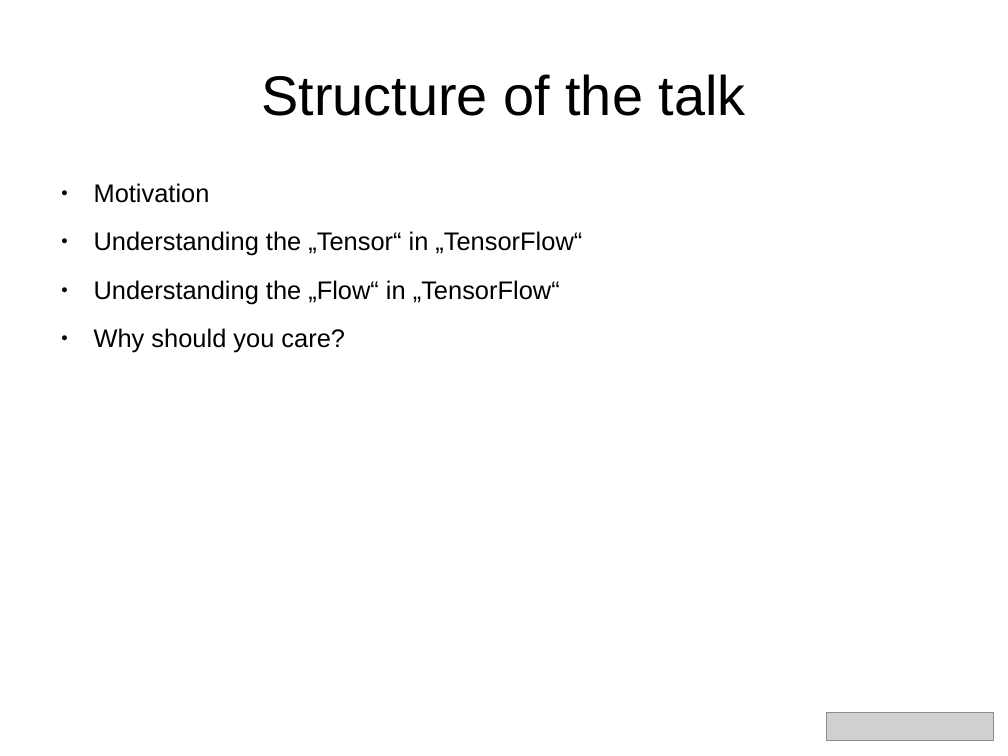
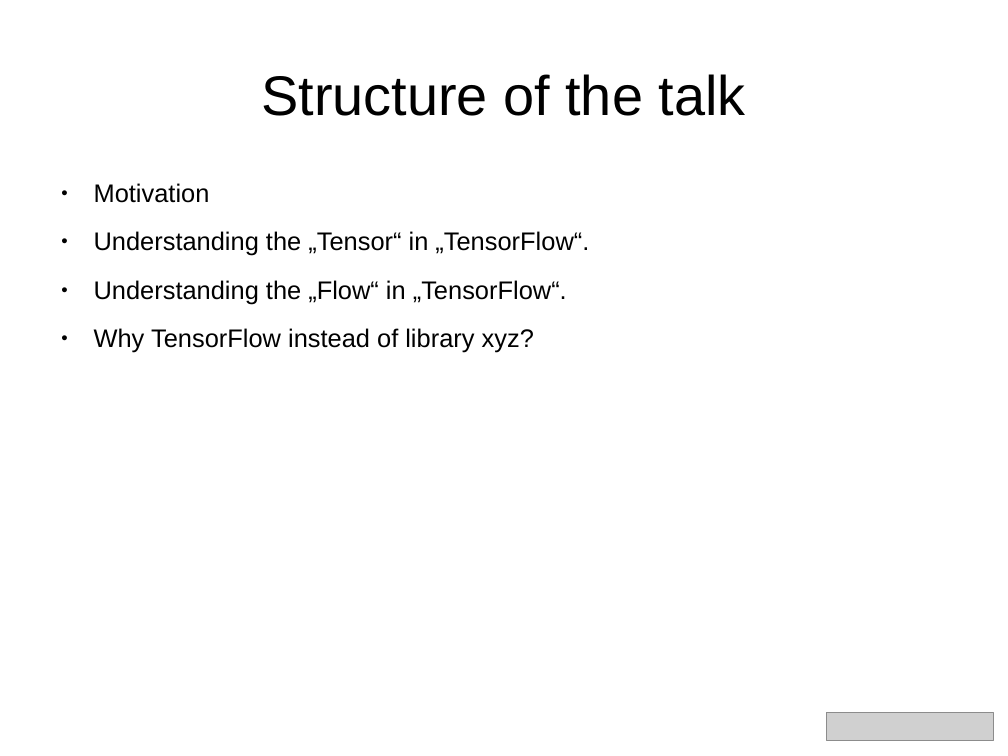
Before and after one commit to aoldemeier/an-introduction-to-tensorflow, a slide deck: slide 4 of slides_simplified.odp. Drawn at 1008x756 pixels with LibreOffice and Linux fonts; fonts in the diff are those of the drawing; grey boxes stand for pictures. Boxes give left, top, right and bottom in pixels: in the first picture for what was removed or moved away, otherwise in the second. Text is boxed around its words. In the diff, an @@ line names an element or a change of style, - is before the commit and + after.

```diff
--- a/slides_simplified.odp
+++ b/slides_simplified.odp
@@ text at <box>94,231,589,353</box>: text changed @@
-● Understanding the „Tensor“ in „TensorFlow“
-● Understanding the „Flow“ in „TensorFlow“
-● Why should you care?
+● Understanding the „Tensor“ in „TensorFlow“.
+● Understanding the „Flow“ in „TensorFlow“.
+● Why TensorFlow instead of library xyz?
```
Also in this commit, not shown: 13 other slides changed, 1 slide removed, 1 other file.
